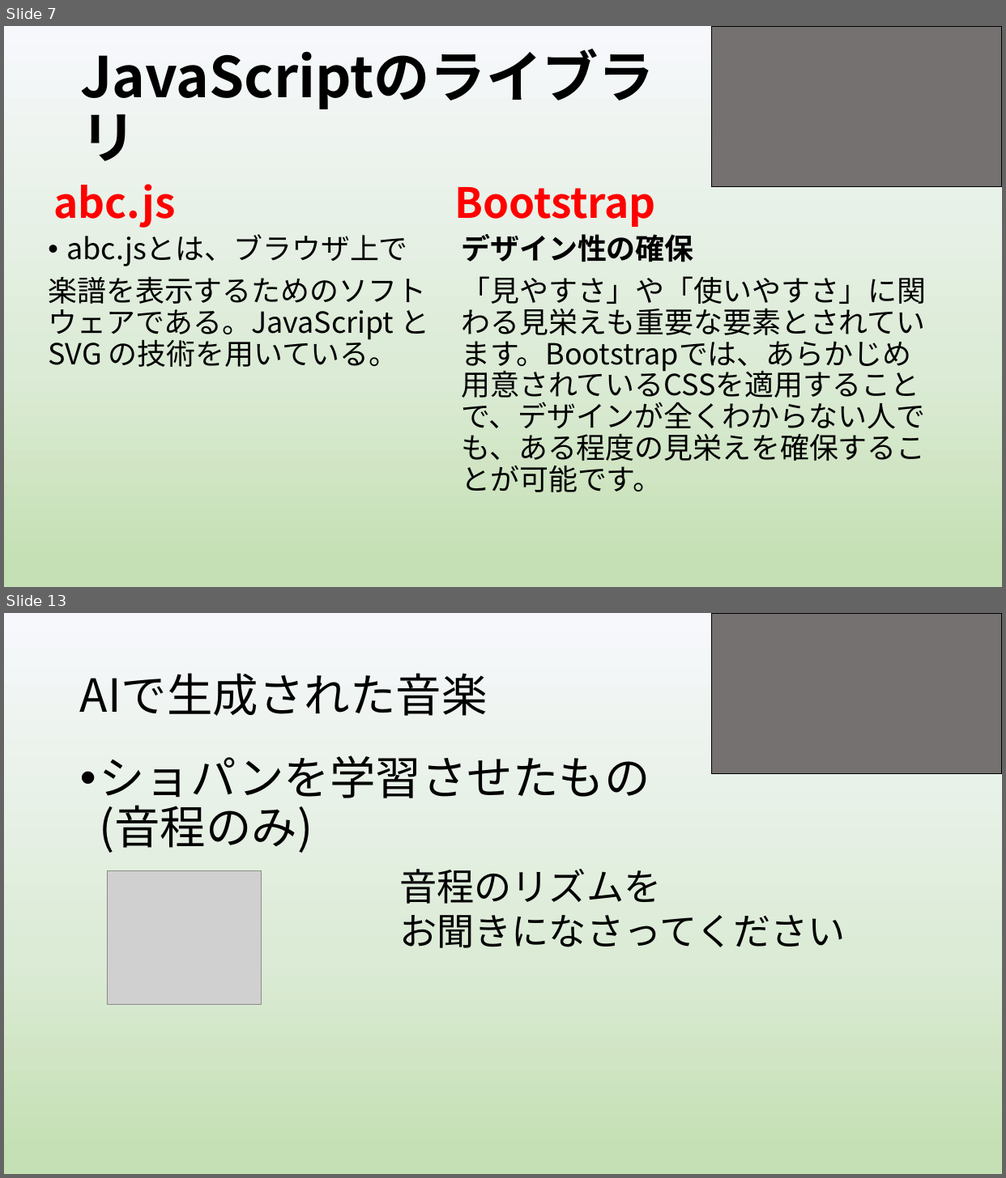
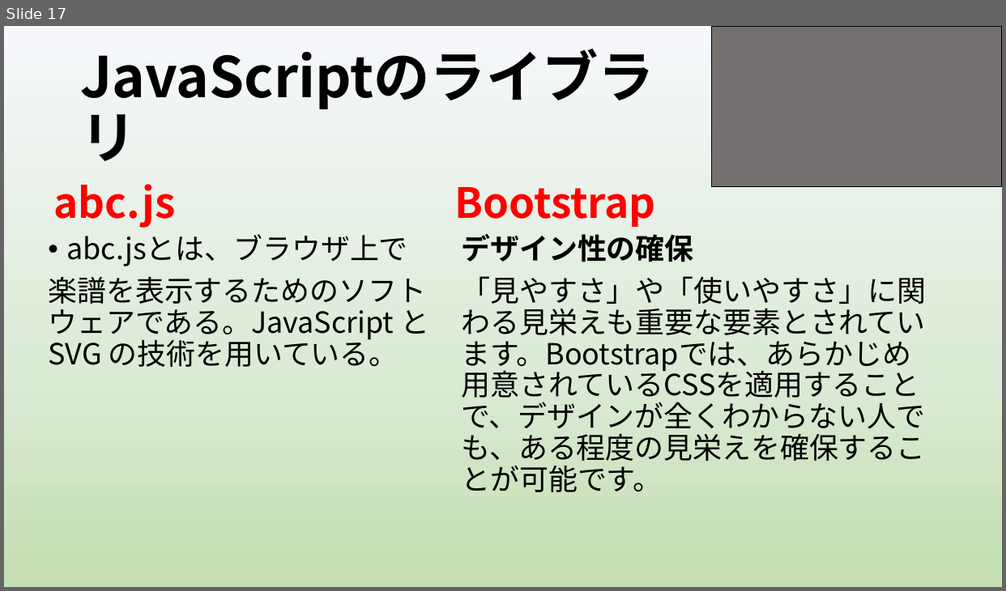
Before and after one commit to yoshitake266/bitComposer_prj, a slide deck: presentation/graduation/bit Composer3 .pptx. Shown one above the other, each under a label of ours: slides 7 and 13 before the commit, slide 17 after it; the slides between them are not shown. The pictures are 1006x1178 and 1006x591 pixels, drawn with LibreOffice and Linux fonts; fonts in the diff are those of the drawing; grey boxes stand for pictures. Boxes give left, top, right and bottom in pixels: in the first picture for what was removed or moved away, otherwise in the second. Text is boxed around its words. In the diff, an @@ line names an element or a change of style, - is before the commit and + after.

```diff
--- a/presentation/graduation/bit Composer3 .pptx
+++ b/presentation/graduation/bit Composer3 .pptx
@@ slide 13 removed at [4,613,1002,1174], background gradient #F6F8FC to #DCEBD6 to #C5E0B4 @@
@@ rectangle removed at [711,613,1002,774] @@
@@ title removed at [80,673,488,716] @@
-AIで生成された音楽
@@ text removed at [99,756,650,853] @@
-• ショパンを学習させたもの(音程のみ)
@@ picture removed at [107,871,261,1004] @@
@@ text removed at [399,869,846,948] @@
-音程のリズムを
-お聞きになさってください
@@ what was slide 7 is now slide 17 @@
```
Also in this commit, not shown: 8 slides changed, 7 slides added, 6 other slides removed.
